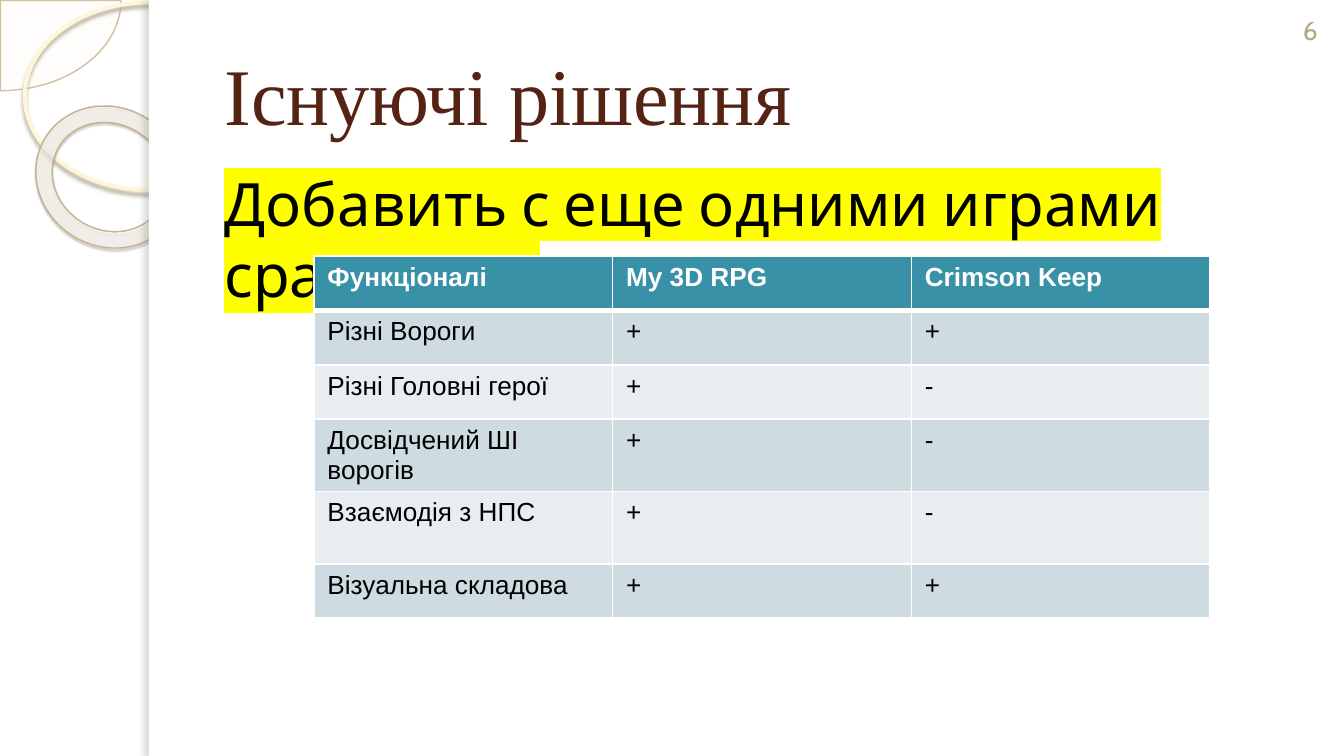
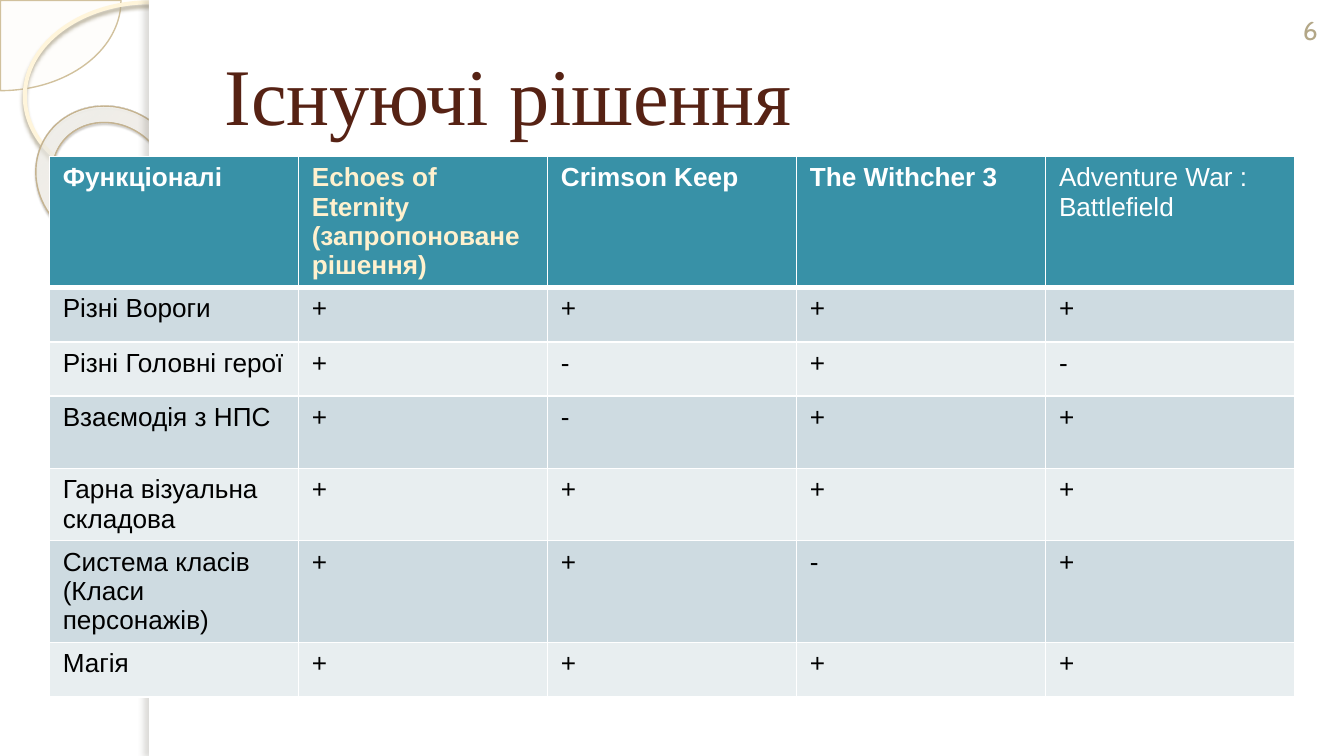
Before and after one commit to mcmcmax437/3D-RPG-Diploma-Thesis, a slide deck: slide 6 of Documents/Презентація_Терешкович_ІТ-02_ПредЗахист.pptx. Drawn at 1344x756 pixels with LibreOffice and Linux fonts; fonts in the diff are those of the drawing; background and template pictures are left out. Boxes give left, top, right and bottom in pixels: in the first picture for what was removed or moved away, otherwise in the second. Text is boxed around its words. In the diff, an @@ line names an element or a change of style, - is before the commit and + after.

```diff
--- a/Documents/Презентація_Терешкович_ІТ-02_ПредЗахист.pptx
+++ b/Documents/Презентація_Терешкович_ІТ-02_ПредЗахист.pptx
@@ table at <box>50,156,1293,739</box> @@
-Функціоналі | My 3D RPG | Crimson Keep
-Різні Вороги | + | +
-Різні Головні герої | + | -
-Досвідчений ШІ ворогів | + | -
-Взаємодія з НПС | + | -
-Візуальна складова | + | +
+Функціоналі | Echoes of Eternity (запропоноване рішення) | Crimson Keep | The Withcher 3 | Adventure War : Battlefield
+Різні Вороги | + | + | + | +
+Різні Головні герої | + | - | + | -
+Взаємодія з НПС | + | - | + | +
+Гарна візуальна складова | + | + | + | +
+Система класів (Класи персонажів) | + | + | - | +
+Магія | + | + | + | +
@@ table: place and size @@
-table at <box>314,255,1210,626</box>
+table at <box>50,156,1293,739</box>
@@ text removed at <box>224,180,1161,313</box> @@
-Добавить с еще одними играми сравнение
```
Also in this commit, not shown: 6 other slides changed, 5 slides added, 2 slides removed, 12 other files.
